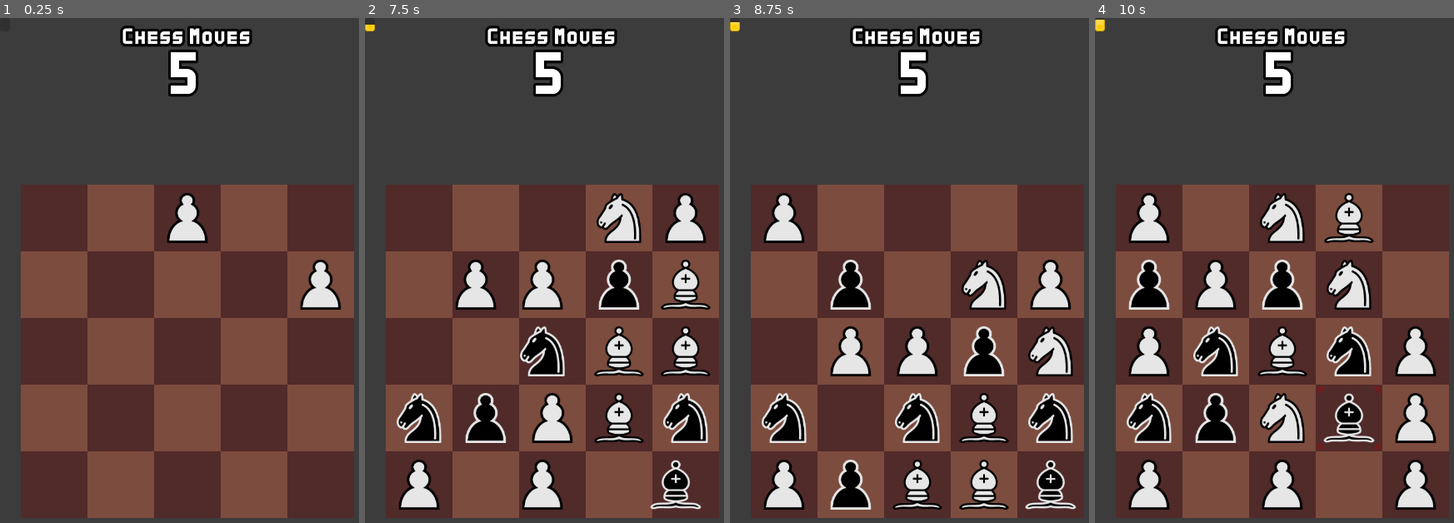
Above: before the commit, frames 1-4 (left to right).
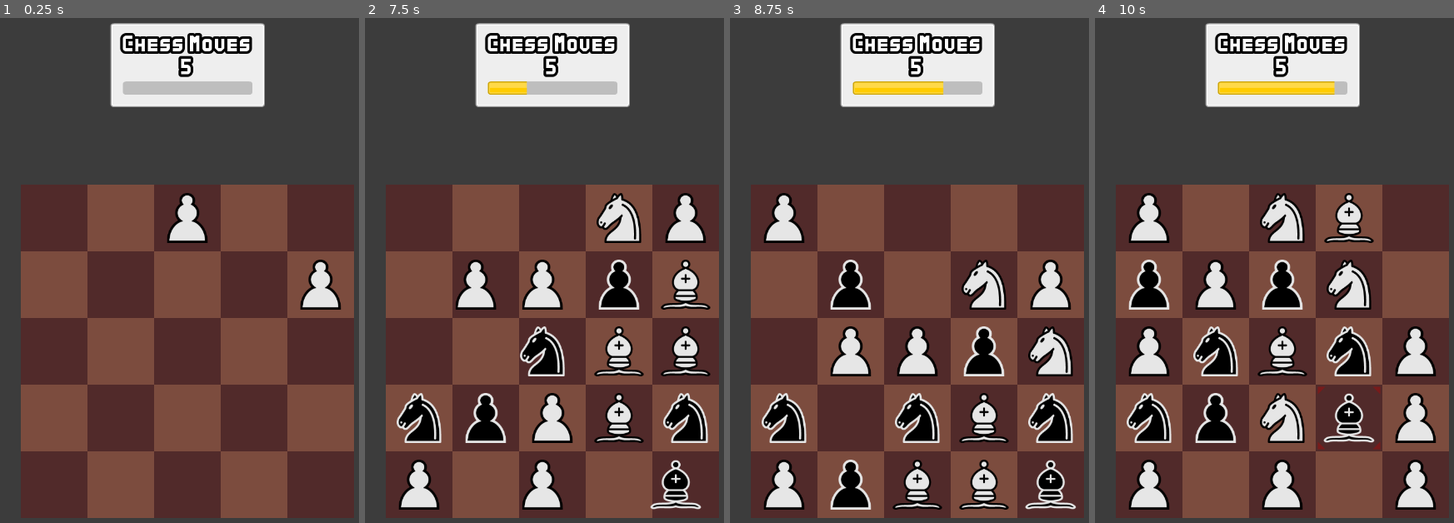
Above: after the commit, the same moments.

Repository: abaker-skudlarek/ChessTiles
Game: Godot game, scene res://Scenes/main.tscn
Same seed, same stepped clock (60 frames per second), same inputs: the game is played once before the commit and once after it. The engine's default icon, where the game draws it, is replaced by a stand-in: a white triangle on a blue panel in a dark square.
Inputs (mouse positions are in pixels of both pictures, inside the frame that each line leads up to):
- Up to frame 1 (0.25 s): no input
- Up to frame 2 (7.5 s): tap Enter at 0.5, 2, 3.5 s; move the mouse to (634, 315) at 0.52 s; hold Right (slide_move_right) 0.53-1.28 s; click (634, 315) at 0.67 s; tap Space at 1.25, 2.75, 4.25 s; move the mouse to (418, 482) at 1.27 s; hold Down (slide_move_down) 1.28-2.03 s; click (418, 482) at 1.42 s; move the mouse to (591, 204) at 2.02 s; hold Right (slide_move_right) 2.03-2.78 s; click (591, 204) at 2.17 s; move the mouse to (533, 482) at 2.77 s; hold Up (slide_move_up) 2.78-3.53 s; click (533, 482) at 2.92 s; move the mouse to (666, 452) at 3.52 s; hold Left (slide_move_left) 3.53-5.03 s; click (666, 452) at 3.67 s; move the mouse to (418, 482) at 4.27 s; click (418, 482) at 4.42 s; move the mouse to (619, 482) at 5.02 s; hold Down (slide_move_down) 5.03-5.78 s; click (619, 482) at 5.17 s; move the mouse to (497, 184) at 5.77 s; hold Right (slide_move_right) 5.78-6.53 s; click (497, 184) at 5.92 s; move the mouse to (418, 482) at 6.52 s; hold Up (slide_move_up) 6.53-7.28 s; click (418, 482) at 6.67 s; move the mouse to (619, 482) at 7.27 s; hold Right (slide_move_right) from 7.28 s (still down); click (619, 482) at 7.42 s
- Up to frame 3 (8.75 s): move the mouse to (984, 285) at 8.02 s; release Right (slide_move_right) at 8.03 s; hold Down (slide_move_down) from 8.03 s (still down); click (984, 285) at 8.17 s
- Up to frame 4 (10 s): move the mouse to (1217, 285) at 8.77 s; release Down (slide_move_down) at 8.78 s; hold Left (slide_move_left) 8.78-9.53 s; click (1217, 285) at 8.92 s; move the mouse to (1396, 452) at 9.52 s; hold Up (slide_move_up) from 9.53 s (still down); click (1396, 452) at 9.67 s

The runs differ from the first frame. In frame 1, 6.5% of the frame differs, in the area x 30-74%, y 0-18%; in frame 2, 6.5%; in frame 3, 6.5%; in frame 4, 6.5%, in the area x 0-74%, y 0-18%.

Commit message:
chess moves UI with semi animated charge bar $124

Diff:
--- a/Scenes/UI/charge_bar.tscn
+++ /dev/null
@@ -1,14 +0,0 @@
-[gd_scene load_steps=4 format=3 uid="uid://d1sd2tk5g67tx"]
-
-[ext_resource type="Script" path="res://Scripts/UI/charge_bar.gd" id="1_e5q6f"]
-[ext_resource type="Texture2D" uid="uid://bnv10rdjqahgp" path="res://UI/Sprites/ProgressBars/square_shadow.png" id="1_iqean"]
-[ext_resource type="Texture2D" uid="uid://cku6rk7hja4mo" path="res://UI/Sprites/ProgressBars/squareYellow.png" id="2_iqy80"]
-
-[node name="ChargeBar" type="TextureProgressBar"]
-texture_filter = 1
-offset_right = 19.0
-offset_bottom = 26.0
-fill_mode = 3
-texture_under = ExtResource("1_iqean")
-texture_progress = ExtResource("2_iqy80")
-script = ExtResource("1_e5q6f")
--- a/Scenes/UI/chess_moves_remaining_ui.tscn
+++ /dev/null
@@ -1,31 +0,0 @@
-[gd_scene load_steps=3 format=3 uid="uid://cctwbiwmdueno"]
-
-[ext_resource type="Script" path="res://Scripts/UI/chess_moves_remaining_ui.gd" id="1_u7cwo"]
-
-[sub_resource type="Theme" id="Theme_0ndyv"]
-
-[node name="ChessMovesRemainingUI" type="VBoxContainer"]
-anchors_preset = 5
-anchor_left = 0.5
-anchor_right = 0.5
-offset_left = -134.0
-offset_top = 20.0
-offset_right = 115.0
-offset_bottom = 156.0
-grow_horizontal = 2
-size_flags_horizontal = 3
-theme = SubResource("Theme_0ndyv")
-theme_override_constants/separation = 10
-alignment = 1
-script = ExtResource("1_u7cwo")
-
-[node name="ChessMovesLabel" type="Label" parent="."]
-layout_mode = 2
-text = "Chess Moves"
-horizontal_alignment = 3
-
-[node name="NumRemaining" type="Label" parent="."]
-layout_mode = 2
-theme_override_font_sizes/font_size = 64
-text = "0"
-horizontal_alignment = 1
--- /dev/null
+++ b/Scenes/UI/chess_moves_ui.tscn
@@ -0,0 +1,43 @@
+[gd_scene load_steps=4 format=3 uid="uid://bfk0nh8h46qhx"]
+
+[ext_resource type="Script" path="res://Scripts/UI/chess_moves_ui.gd" id="1_jwq7c"]
+[ext_resource type="Texture2D" uid="uid://bnv10rdjqahgp" path="res://UI/Sprites/ProgressBars/square_shadow.png" id="1_p3xxb"]
+[ext_resource type="Texture2D" uid="uid://cku6rk7hja4mo" path="res://UI/Sprites/ProgressBars/squareYellow.png" id="2_me6xk"]
+
+[node name="ChessMovesUI" type="PanelContainer"]
+texture_filter = 1
+offset_right = 297.0
+offset_bottom = 161.0
+script = ExtResource("1_jwq7c")
+
+[node name="VBoxContainer" type="VBoxContainer" parent="."]
+layout_mode = 2
+
+[node name="ChessMovesLabel" type="Label" parent="VBoxContainer"]
+layout_mode = 2
+text = "Chess Moves"
+horizontal_alignment = 1
+
+[node name="Spacer1" type="Control" parent="VBoxContainer"]
+layout_mode = 2
+size_flags_vertical = 3
+
+[node name="ChessMovesRemainingLabel" type="Label" parent="VBoxContainer"]
+layout_mode = 2
+text = "0"
+horizontal_alignment = 1
+vertical_alignment = 1
+
+[node name="Spacer2" type="Control" parent="VBoxContainer"]
+layout_mode = 2
+size_flags_vertical = 3
+
+[node name="ChargeBar" type="TextureProgressBar" parent="VBoxContainer"]
+layout_mode = 2
+nine_patch_stretch = true
+stretch_margin_left = 10
+stretch_margin_top = 10
+stretch_margin_right = 10
+stretch_margin_bottom = 15
+texture_under = ExtResource("1_p3xxb")
+texture_progress = ExtResource("2_me6xk")
--- a/Scenes/UI/hud.tscn
+++ b/Scenes/UI/hud.tscn
@@ -1,16 +1,18 @@
-[gd_scene load_steps=4 format=3 uid="uid://mj0ipvmp8igw"]
+[gd_scene load_steps=3 format=3 uid="uid://mj0ipvmp8igw"]
 
-[ext_resource type="PackedScene" uid="uid://cctwbiwmdueno" path="res://Scenes/UI/chess_moves_remaining_ui.tscn" id="1_jh38v"]
+[ext_resource type="PackedScene" uid="uid://bfk0nh8h46qhx" path="res://Scenes/UI/chess_moves_ui.tscn" id="1_ekewy"]
 [ext_resource type="PackedScene" uid="uid://dsl6yuyce830d" path="res://Scenes/UI/game_over_ui.tscn" id="2_86e4r"]
-[ext_resource type="PackedScene" uid="uid://d1sd2tk5g67tx" path="res://Scenes/UI/charge_bar.tscn" id="3_r15wk"]
 
 [node name="HUD" type="CanvasLayer"]
 
-[node name="ChargeBar" parent="." instance=ExtResource("3_r15wk")]
-
-[node name="ChessMovesRemainingUI" parent="." instance=ExtResource("1_jh38v")]
-offset_left = -124.5
-offset_right = 124.5
-offset_bottom = 162.0
+[node name="ChessMovesUI" parent="." instance=ExtResource("1_ekewy")]
+anchors_preset = 5
+anchor_left = 0.5
+anchor_right = 0.5
+offset_left = -148.5
+offset_top = 10.0
+offset_right = 148.5
+offset_bottom = 171.0
+grow_horizontal = 2
 
 [node name="GameOverUI" parent="." instance=ExtResource("2_86e4r")]
--- a/Scripts/Game/Pieces/player_pawn.gd
+++ b/Scripts/Game/Pieces/player_pawn.gd
@@ -72,18 +72,14 @@
 
 			# If the location has a player piece on it, this isn't a possible move
 			if location_status == GameManager.BoardLocationStates.OCCUPIED_PLAYER:
-				print("location occupied by player")
 				continue
 			# If the location has an enemy piece on it, this isn't a possible move
 			elif location_status == GameManager.BoardLocationStates.OCCUPIED_ENEMY:
-				print("location occupied by enemy")
 				possible_moves["enemy_spaces"].append(possible_move_location)
 			# If the location doesn't have a piece on it, this is not a possible move
 			elif location_status == GameManager.BoardLocationStates.NOT_OCCUPIED:
-				print("location not occupied")
 				continue
 			elif location_status == GameManager.BoardLocationStates.ERROR:
-				print("location error")
 				printerr("!!! BoardLocationState is ERROR. Something bad happened !!!")
 
 	return possible_moves
--- a/Scripts/Game/Pieces/player_piece_base.gd
+++ b/Scripts/Game/Pieces/player_piece_base.gd
@@ -16,7 +16,6 @@
 
 func _input_event(_viewport: Viewport, event:InputEvent, _shape_idx: int) -> void:
 	if event is InputEventMouseButton and event.button_index == MOUSE_BUTTON_LEFT and event.is_pressed():
-		print("emitting signal player_piece_clicked")
 		SignalBus.emit_signal("player_piece_clicked", position, piece_name)
 
 # ------------------------------------------------------------------------------------------------ #
--- a/Scripts/Game/board.gd
+++ b/Scripts/Game/board.gd
@@ -382,7 +382,6 @@
 ## This function assumes that we have already checked that the two pieces are valid to merge into
 ## each other. That needs to be done somewhere before this function is called in the calling code.
 func _move_and_merge_piece_from_location_a_to_location_b(grid_location_a: Vector2, grid_location_b: Vector2) -> void:
-	print("move and merge piece")
 	var piece_at_grid_location_a: Node = _board[grid_location_a.x][grid_location_a.y]
 	var piece_at_grid_location_b: Node = _board[grid_location_b.x][grid_location_b.y]
 
--- a/Scripts/Managers/game_manager.gd
+++ b/Scripts/Managers/game_manager.gd
@@ -67,8 +67,8 @@
 
 # ------------------------------------------------------------------------------------------------ #
 
-func _on_chess_move_gained() -> void:
-	_chess_moves_remaining += 1
+func _on_chess_move_gained(num_moves_gained: int) -> void:
+	_chess_moves_remaining += num_moves_gained
 	SignalBus.emit_signal("chess_moves_remaining_updated", _chess_moves_remaining)
 
 # ------------------------------------------------------------------------------------------------ #
--- a/Scripts/Managers/signal_bus.gd
+++ b/Scripts/Managers/signal_bus.gd
@@ -43,4 +43,4 @@
 # ------------------------------------------------------------------------------------------------ #
 # -- Charge Bar Signals -- #
 # ------------------------------------------------------------------------------------------------ #
-signal chess_move_gained
+signal chess_move_gained(num_moves_gained: int)
--- a/Scripts/UI/charge_bar.gd
+++ /dev/null
@@ -1,56 +0,0 @@
-extends TextureProgressBar
-
-# Defines the amount of charge the listed entry gives to the charge bar. This number is in
-# percentages, so 30 = 30% added to charge
-var _charge_rates: Dictionary = {
-	"enemy_pawn": 20,
-	"enemy_bishop": 35,
-	"enemy_knight": 35,
-	"enemy_rook": 50,
-	"enemy_queen": 75,
-	"enemy_king": 100,
-    "merge": 10
-}
-
-var _charge: int = 0  # The amount of charge the player currently has
-
-# ------------------------------------------------------------------------------------------------ #
-# -- Private Functions -- #
-# ------------------------------------------------------------------------------------------------ #
-
-func _ready() -> void:
-    SignalBus.connect("piece_taken", _on_piece_taken)
-    SignalBus.connect("pieces_merged", _on_pieces_merged)
-
-# ------------------------------------------------------------------------------------------------ #
-
-func _update_charge(charge_addition: int) -> void:
-    print("charge_addition: ", charge_addition)
-    var new_charge: int = _charge + charge_addition
-    print("new_charge: ", new_charge)
-    # If we're gaining enough charge to go over 100%, emit a signal that we gained a chess move
-    if new_charge >= 100:
-        new_charge = new_charge - 100
-        print("new_charge after subtraction: ", new_charge)
-        print("emitting chess move gained signal")
-        SignalBus.emit_signal("chess_move_gained")
-
-
-    print("_charge before update: ", _charge)
-    _charge = new_charge
-    print("_charge updated: ", _charge)
-    value = _charge
-
-# ------------------------------------------------------------------------------------------------ #
-
-func _on_piece_taken(taken_piece_name: String) -> void:
-    print("piece taken: ", taken_piece_name)
-    _update_charge(_charge_rates[taken_piece_name])
-
-# ------------------------------------------------------------------------------------------------ #
-
-func _on_pieces_merged() -> void:
-    print("pieces merged")
-    _update_charge(_charge_rates["merge"])
-
-# ------------------------------------------------------------------------------------------------ #
--- a/Scripts/UI/chess_moves_remaining_ui.gd
+++ /dev/null
@@ -1,15 +0,0 @@
-extends VBoxContainer
-
-# ------------------------------------------------------------------------------------------------ #
-# -- Private Functions -- #
-# ------------------------------------------------------------------------------------------------ #
-
-func _enter_tree() -> void:
-	SignalBus.connect("chess_moves_remaining_updated", _on_chess_moves_remaining_updated)
-
-# ------------------------------------------------------------------------------------------------ #
-
-func _on_chess_moves_remaining_updated(num_moves: int) -> void:
-	$NumRemaining.text = str(num_moves)
-
-# ------------------------------------------------------------------------------------------------ #
--- /dev/null
+++ b/Scripts/UI/chess_moves_ui.gd
@@ -0,0 +1,79 @@
+extends PanelContainer
+
+# Defines the amount of charge the listed entry gives to the charge bar. This number is in
+# percentages, so 30 = 30% added to charge
+var _charge_rates: Dictionary = {
+	"enemy_pawn": 20,
+	"enemy_bishop": 35,
+	"enemy_knight": 35,
+	"enemy_rook": 50,
+	"enemy_queen": 75,
+	"enemy_king": 100,
+	"merge": 10
+}
+
+var _charge: int = 0  # The amount of charge the player currently has
+
+# ------------------------------------------------------------------------------------------------ #
+# -- Private Functions -- #
+# ------------------------------------------------------------------------------------------------ #
+
+func _enter_tree() -> void:
+	SignalBus.connect("chess_moves_remaining_updated", _on_chess_moves_remaining_updated)
+	SignalBus.connect("piece_taken", _on_piece_taken)
+	SignalBus.connect("pieces_merged", _on_pieces_merged)
+
+# ------------------------------------------------------------------------------------------------ #
+
+func _update_charge(charge_addition: int) -> void:
+	var overfill: bool = false
+	var new_charge: int = _charge + charge_addition
+	# If we're gaining enough charge to go over 100%, emit a signal that we gained a chess move
+	if new_charge >= 100:
+		new_charge = new_charge - 100
+		overfill = true
+		SignalBus.emit_signal("chess_move_gained", 1)
+
+	_charge = new_charge
+
+	_animate_fill_charge_bar(overfill)
+
+# ------------------------------------------------------------------------------------------------ #
+
+func _animate_fill_charge_bar(overfill: bool) -> void:
+	# TODO: this needs some work, not as smooth as I'd like it to be
+
+	var charge_bar: Node = $VBoxContainer/ChargeBar
+
+	if overfill:
+		# TODO: I'm not sure if there is a better way to do this than with two tweens. Only using
+		# 		one with the await did not work
+		var tween: Tween = create_tween()
+		tween.tween_property(charge_bar, "value", 100, 0.5).set_trans(Tween.TRANS_SINE)
+		await tween.finished
+
+		charge_bar.value = 0
+
+		var tween2: Tween = create_tween()
+		tween2.tween_property(charge_bar, "value", _charge, 0.5).set_trans(Tween.TRANS_SINE)
+	else:
+		var tween: Tween = create_tween()
+		tween.tween_property(charge_bar, "value", _charge, 0.5).set_trans(Tween.TRANS_SINE)
+
+
+# ------------------------------------------------------------------------------------------------ #
+
+func _on_chess_moves_remaining_updated(num_moves: int) -> void:
+	$VBoxContainer/ChessMovesRemainingLabel.text = str(num_moves)
+
+# ------------------------------------------------------------------------------------------------ #
+
+func _on_piece_taken(taken_piece_name: String) -> void:
+	_update_charge(_charge_rates[taken_piece_name])
+
+# ------------------------------------------------------------------------------------------------ #
+
+func _on_pieces_merged() -> void:
+	_update_charge(_charge_rates["merge"])
+
+# ------------------------------------------------------------------------------------------------ #
